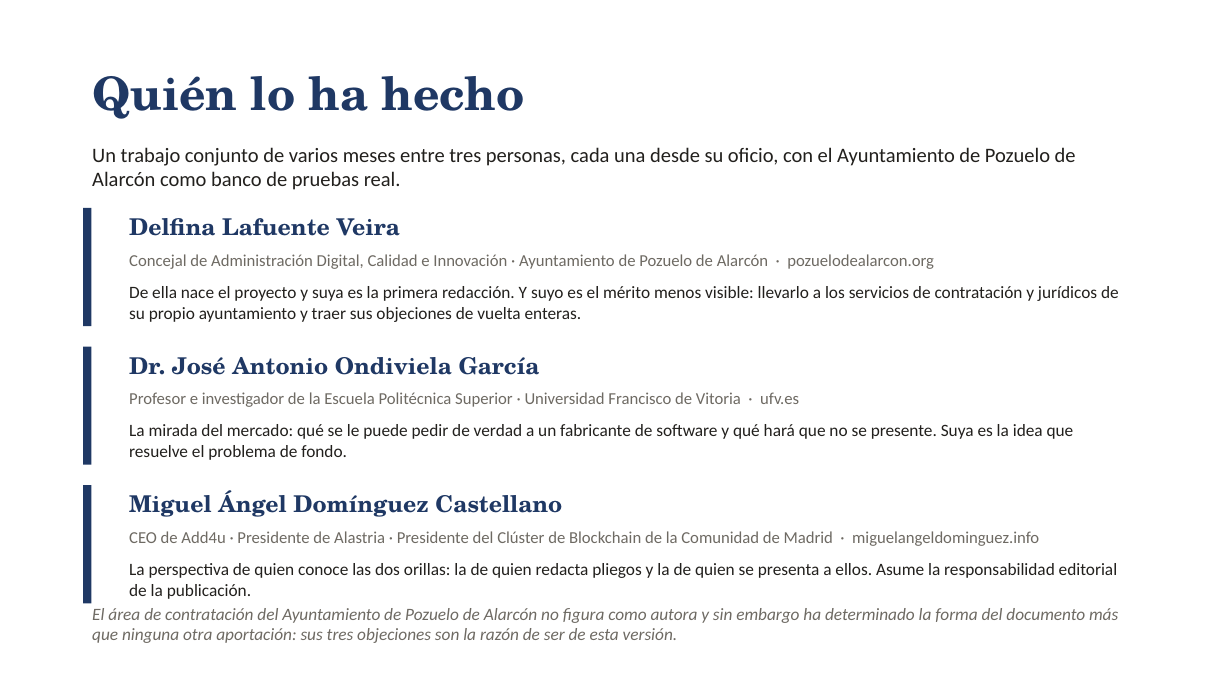
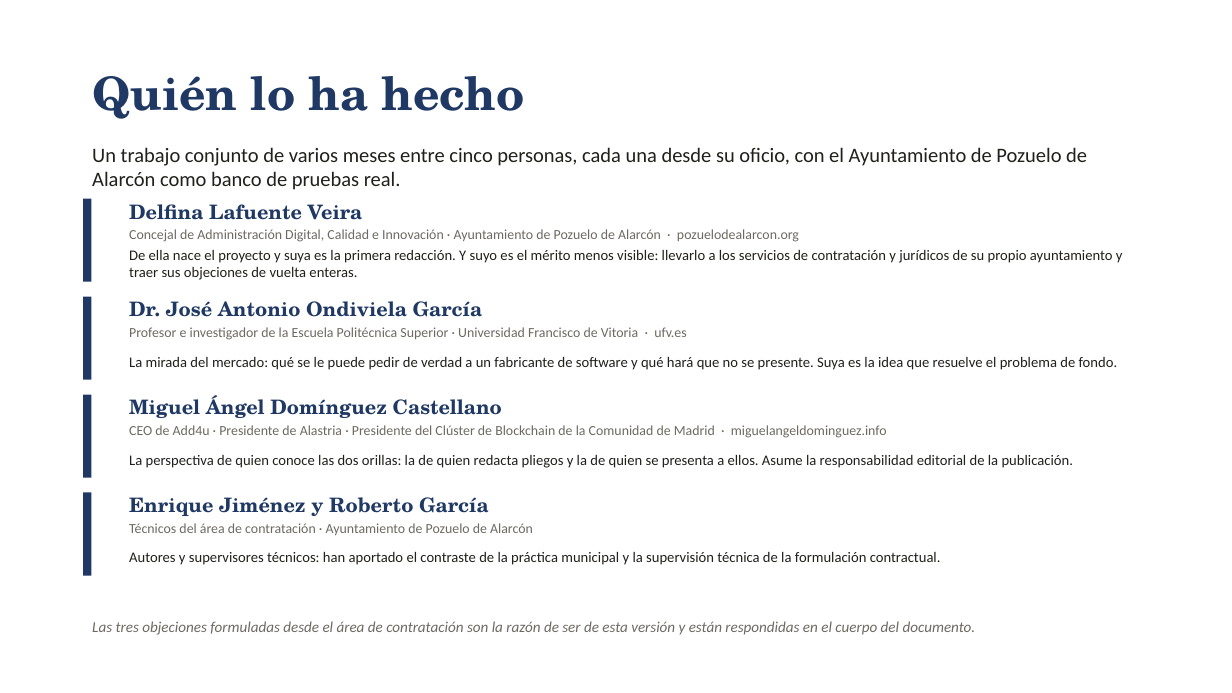
Before and after one commit to migueldadd4u/ai-clauses, a slide deck: slide 12 of docs/descargas/presentacion-ai-clauses.pptx. Drawn at 1232x693 pixels with LibreOffice and Linux fonts; fonts in the diff are those of the drawing. Boxes give left, top, right and bottom in pixels: in the first picture for what was removed or moved away, otherwise in the second. Text is boxed around its words. In the diff, an @@ line names an element or a change of style, - is before the commit and + after.

Commit message:
cdx: añade guía de revisión y autoría técnica

```diff
--- a/docs/descargas/presentacion-ai-clauses.pptx
+++ b/docs/descargas/presentacion-ai-clauses.pptx
@@ text at <box>92,147,1087,190</box>: text changed @@
-Un trabajo conjunto de varios meses entre tres personas, cada una desde su oficio, con el Ayuntamiento de Pozuelo de Alarcón como banco de pruebas real.
+Un trabajo conjunto de varios meses entre cinco personas, cada una desde su oficio, con el Ayuntamiento de Pozuelo de Alarcón como banco de pruebas real.
@@ rectangle: place and size @@
-rectangle at <box>83,208,91,326</box>
+rectangle at <box>83,199,91,282</box>
@@ text "Delfina Lafuente Veira": place and size @@
-text "Delfina Lafuente Veira" at <box>129,218,400,236</box>
+text "Delfina Lafuente Veira" at <box>129,204,363,220</box>
@@ text "Concejal de Administración Digital, Calidad ...": place and size @@
-text "Concejal de Administración Digital, Calidad ..." at <box>129,254,934,269</box>
+text "Concejal de Administración Digital, Calidad ..." at <box>129,229,799,242</box>
@@ text "De ella nace el proyecto ...": place and size @@
-text "De ella nace el proyecto ..." at <box>129,286,1119,322</box>
+text "De ella nace el proyecto ..." at <box>129,250,1123,280</box>
@@ rectangle: place and size @@
-rectangle at <box>83,347,91,465</box>
+rectangle at <box>83,297,91,380</box>
@@ text "Dr. José Antonio Ondiviela García": place and size @@
-text "Dr. José Antonio Ondiviela García" at <box>129,357,540,375</box>
+text "Dr. José Antonio Ondiviela García" at <box>129,301,483,317</box>
@@ text "Profesor e investigador de la ...": place and size @@
-text "Profesor e investigador de la ..." at <box>129,392,799,407</box>
+text "Profesor e investigador de la ..." at <box>129,327,687,340</box>
@@ text "La mirada del mercado: qué ...": place and size @@
-text "La mirada del mercado: qué ..." at <box>129,424,1074,460</box>
+text "La mirada del mercado: qué ..." at <box>129,357,1118,370</box>
@@ rectangle: place and size @@
-rectangle at <box>83,485,91,604</box>
+rectangle at <box>83,395,91,478</box>
@@ size 18 to 15.5 pt in 3 elements at <box>129,204,363,220</box>, <box>129,301,483,317</box>, <box>129,395,502,418</box> @@
@@ text "Miguel Ángel Domínguez Castellano": place and size @@
-text "Miguel Ángel Domínguez Castellano" at <box>129,490,562,517</box>
+text "Miguel Ángel Domínguez Castellano" at <box>129,395,502,418</box>
@@ size 13 to 10.8 pt in 3 elements at <box>129,229,799,242</box>, <box>129,327,687,340</box>, <box>129,425,887,438</box> @@
@@ size 13.5 to 11.4 pt in 3 elements at <box>129,250,1123,280</box>, <box>129,357,1118,370</box>, <box>129,455,1073,468</box> @@
@@ text "CEO de Add4u · Presidente ...": place and size @@
-text "CEO de Add4u · Presidente ..." at <box>129,531,1039,546</box>
+text "CEO de Add4u · Presidente ..." at <box>129,425,887,438</box>
@@ text "La perspectiva de quien conoce ...": place and size @@
-text "La perspectiva de quien conoce ..." at <box>129,563,1117,599</box>
+text "La perspectiva de quien conoce ..." at <box>129,455,1073,468</box>
@@ rectangle added at <box>83,493,91,576</box>, fill #1F3864 @@
@@ text added at <box>129,497,489,516</box>, 15.5 pt, text #1F3864, bold @@
+Enrique Jiménez y Roberto García
@@ text added at <box>129,523,533,535</box>, 10.8 pt, text #6E6A63 @@
+Técnicos del área de contratación · Ayuntamiento de Pozuelo de Alarcón
@@ text added at <box>129,552,941,565</box>, 11.4 pt, text #22201D @@
+Autores y supervisores técnicos: han aportado el contraste de la práctica municipal y la supervisión técnica de la formulación contractual.
@@ text at <box>92,621,976,635</box>: text changed; size 13.5 to 11.8 pt @@
-El área de contratación del Ayuntamiento de Pozuelo de Alarcón no figura como autora y sin embargo ha determinado la forma del documento más que ninguna otra aportación: sus tres objeciones son la razón de ser de esta versión.
+Las tres objeciones formuladas desde el área de contratación son la razón de ser de esta versión y están respondidas en el cuerpo del documento.
```
Also in this commit, not shown: 1 other slide changed, 23 other files.
